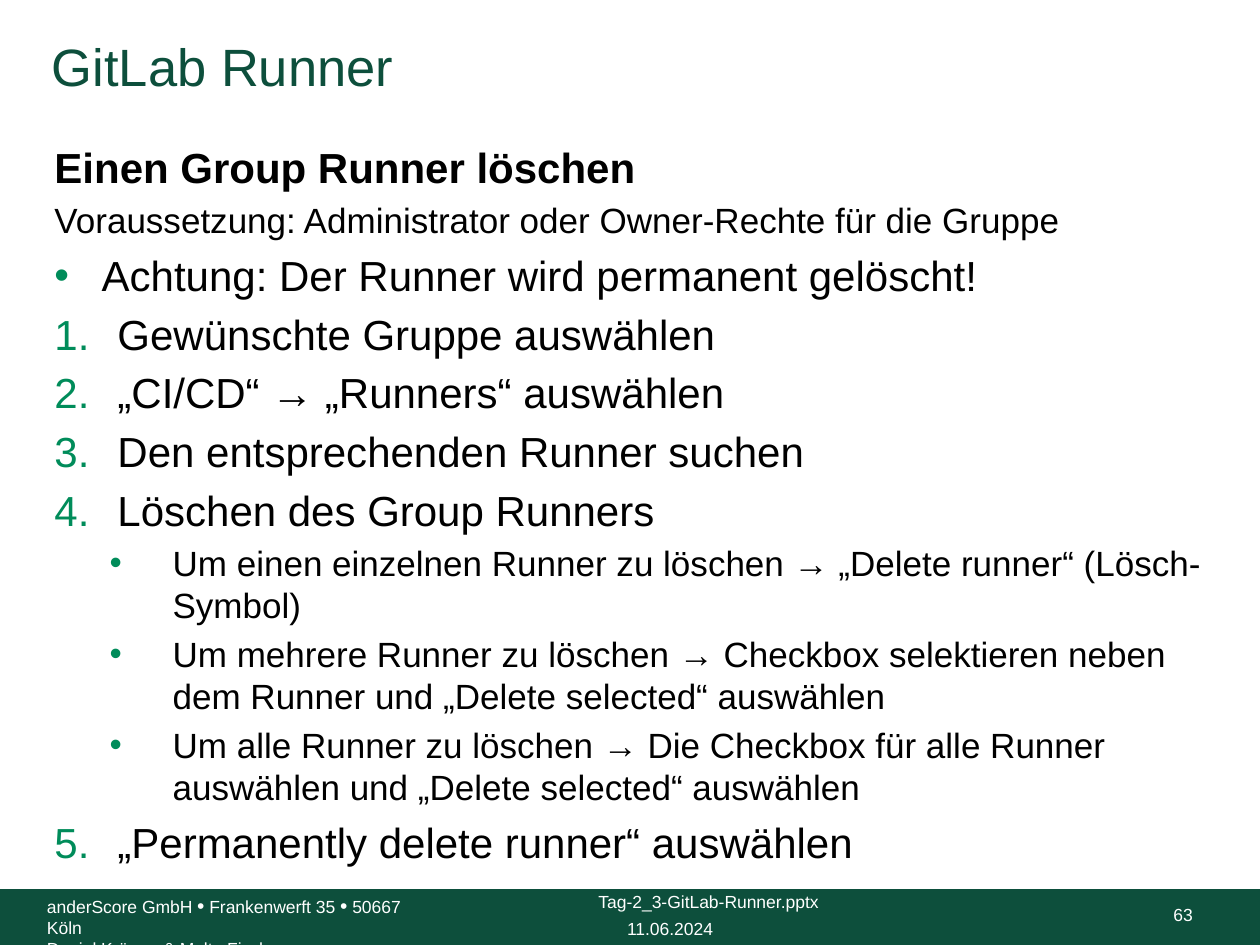
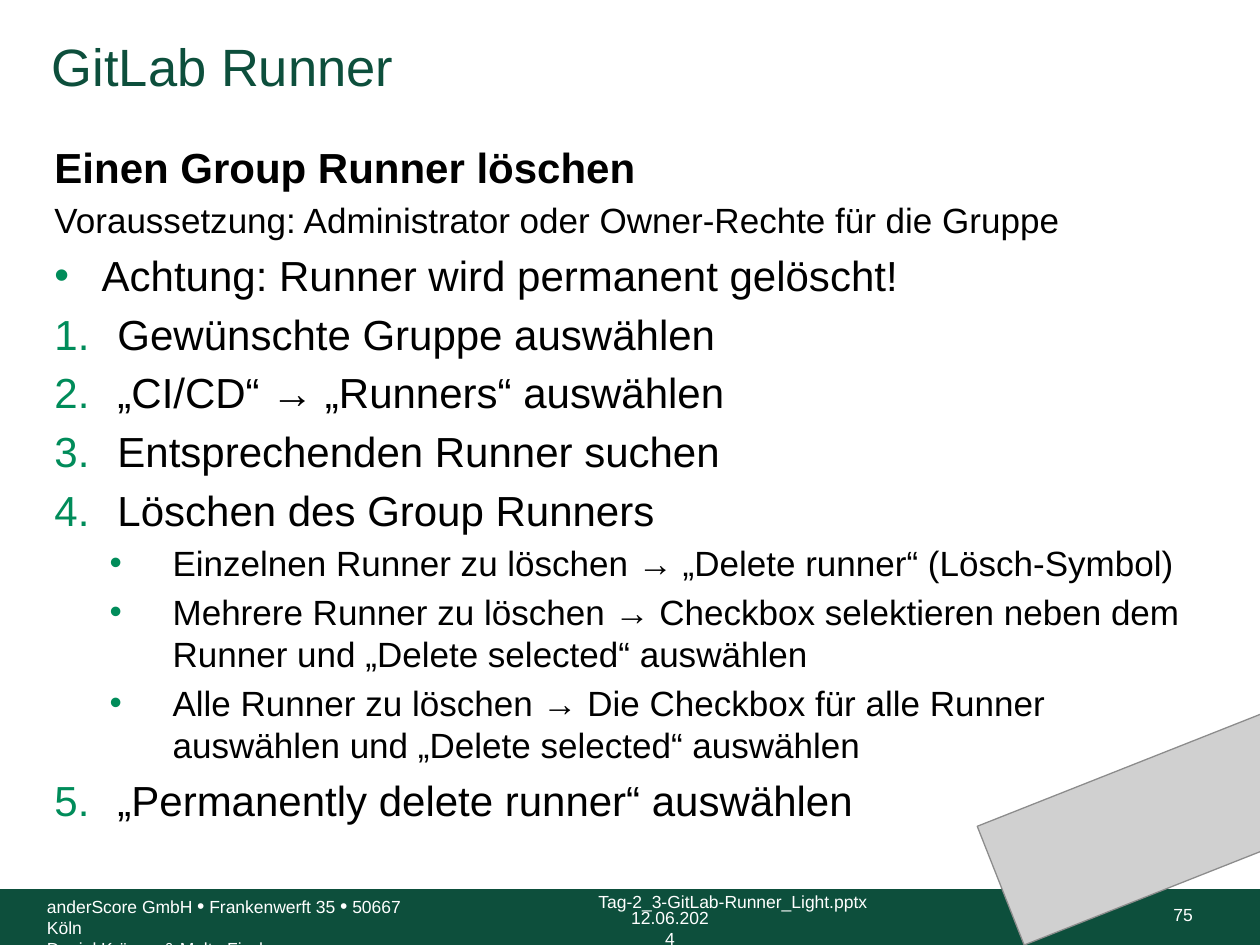
Before and after one commit to anderscore-gmbh/gitlab, a slide deck: slide 75 of slides/Tag-2_3-GitLab-Runner.pptx (slide 63 before the commit). Drawn at 1260x945 pixels with LibreOffice and Linux fonts; fonts in the diff are those of the drawing; grey boxes stand for pictures; background and template pictures are left out. Boxes give left, top, right and bottom in pixels: in the first picture for what was removed or moved away, otherwise in the second. Text is boxed around its words. In the diff, an @@ line names an element or a change of style, - is before the commit and + after.

Commit message:
_Light suffix entfernt (aka umbenannt)

```diff
--- a/slides/Tag-2_3-GitLab-Runner.pptx
+++ b/slides/Tag-2_3-GitLab-Runner.pptx
@@ text at box(102, 260, 898, 299): text changed @@
-• Achtung: Der Runner wird permanent gelöscht!
+• Achtung: Runner wird permanent gelöscht!
@@ text at box(117, 436, 719, 476): text changed @@
-3. Den entsprechenden Runner suchen
+3. Entsprechenden Runner suchen
@@ text at box(173, 550, 1179, 763): text changed @@
-  • Um einen einzelnen Runner zu löschen → „Delete runner“ (Lösch-Symbol)
-  • Um mehrere Runner zu löschen → Checkbox selektieren neben dem Runner und „Delete selected“ auswählen
-  • Um alle Runner zu löschen → Die Checkbox für alle Runner auswählen und „Delete selected“ auswählen
+  • Einzelnen Runner zu löschen → „Delete runner“ (Lösch-Symbol)
+  • Mehrere Runner zu löschen → Checkbox selektieren neben dem Runner und „Delete selected“ auswählen
+  • Alle Runner zu löschen → Die Checkbox für alle Runner auswählen und „Delete selected“ auswählen
@@ picture added at box(978, 713, 1260, 944) @@
@@ text at box(598, 895, 867, 913): text changed @@
-Tag-2_3-GitLab-Runner.pptx
+Tag-2_3-GitLab-Runner_Light.pptx
@@ text at box(631, 911, 709, 924): text changed @@
-11.06.2024
+12.06.2024
@@ page number at box(1173, 909, 1192, 921): text changed @@
-63
+75
```
Also in this commit, not shown: 97 other slides changed, 2 slides added, 1 slide removed.
